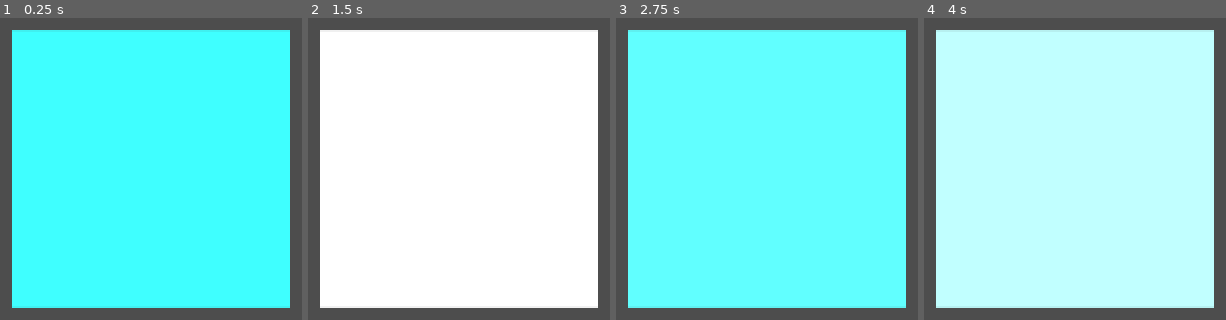
Above: before the commit, frames 1-4 (left to right).
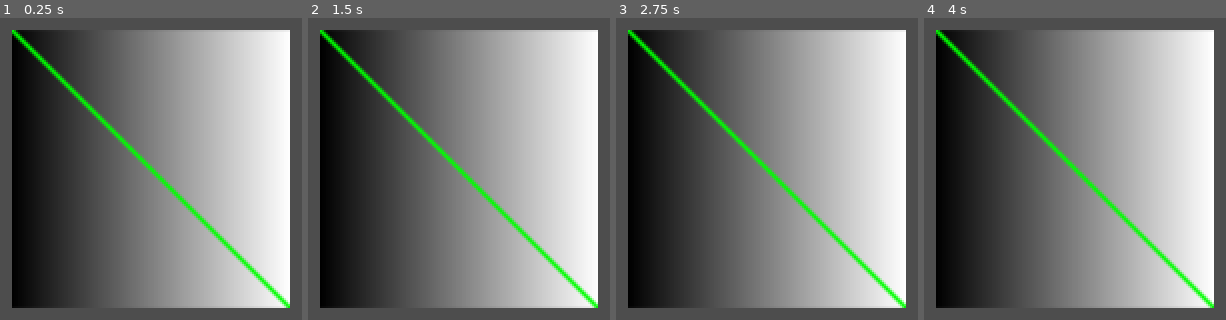
Above: after the commit, the same moments.

Repository: Alikznollet/shader-lib
Game: Godot game, scene res://flat/playground.tscn
Two runs of this game, one before a commit and one after it. Both use one fixed random seed, a clock stepped at 60 frames per second and the inputs below. The project has no main scene, so this scene is started directly.
Inputs:
- Up to frame 1 (0.25 s): no input
- Up to frame 2 (1.5 s): no input
- Up to frame 3 (2.75 s): no input
- Up to frame 4 (4 s): no input

The runs differ from the first frame. In frame 1, 85% of the frame differs, in the area x 3-97%, y 3-97%; in frame 2, 77%; in frame 3, 85%; in frame 4, 85%.

Commit message:
Line function shader.

Diff:
--- a/flat/playground.tscn
+++ b/flat/playground.tscn
@@ -1,6 +1,6 @@
 [gd_scene load_steps=5 format=3 uid="uid://c4mjxptu8erqo"]
 
-[ext_resource type="Shader" uid="uid://dnlguelisv7fs" path="res://flat/shaders/simple_fading.gdshader" id="1_w0dp2"]
+[ext_resource type="Shader" uid="uid://t4cpticoedjl" path="res://flat/shaders/one_dim_function.gdshader" id="1_w0dp2"]
 
 [sub_resource type="ShaderMaterial" id="ShaderMaterial_7c4l2"]
 shader = ExtResource("1_w0dp2")
--- /dev/null
+++ b/flat/shaders/one_dim_function.gdshader
@@ -0,0 +1,26 @@
+shader_type canvas_item;
+
+float plot(vec2 st) {
+	return smoothstep(0.02, 0.0, abs(st.x - st.y));
+}
+
+void vertex() {
+	// Called for every vertex the material is visible on.
+}
+
+void fragment() {
+	vec2 st = UV;
+
+	float y = st.x;
+
+	vec3 color = vec3(y);
+
+	float pct = plot(st);
+	color = (1.0-pct)*color+pct*vec3(0.0,1.0,0.0);
+
+	COLOR = vec4(color, 1.0);
+}
+//void light() {
+//	// Called for every pixel for every light affecting the material.
+//	// Uncomment to replace the default light processing function with this one.
+//}
Not shown, added: flat/shaders/one_dim_function.gdshader.uid
